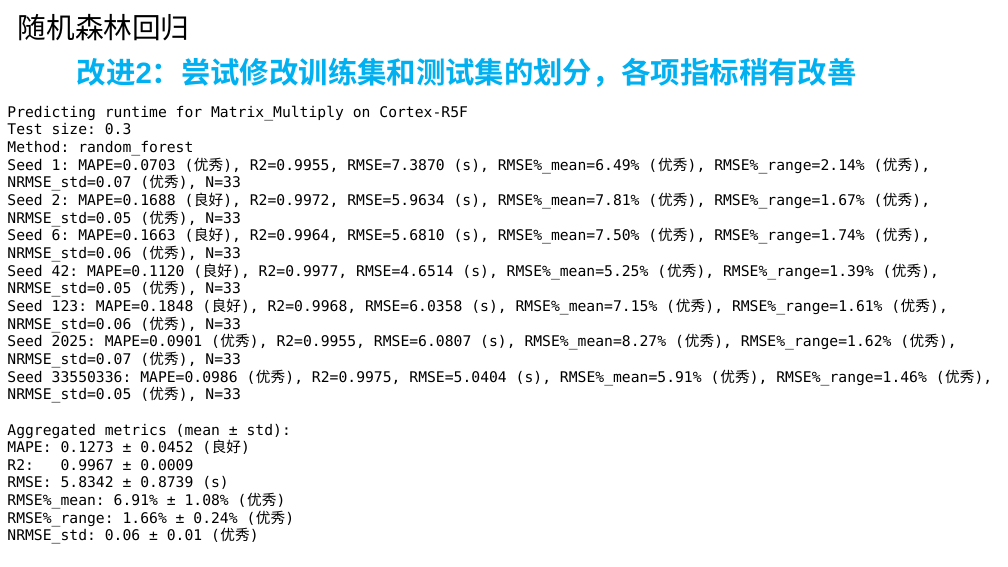
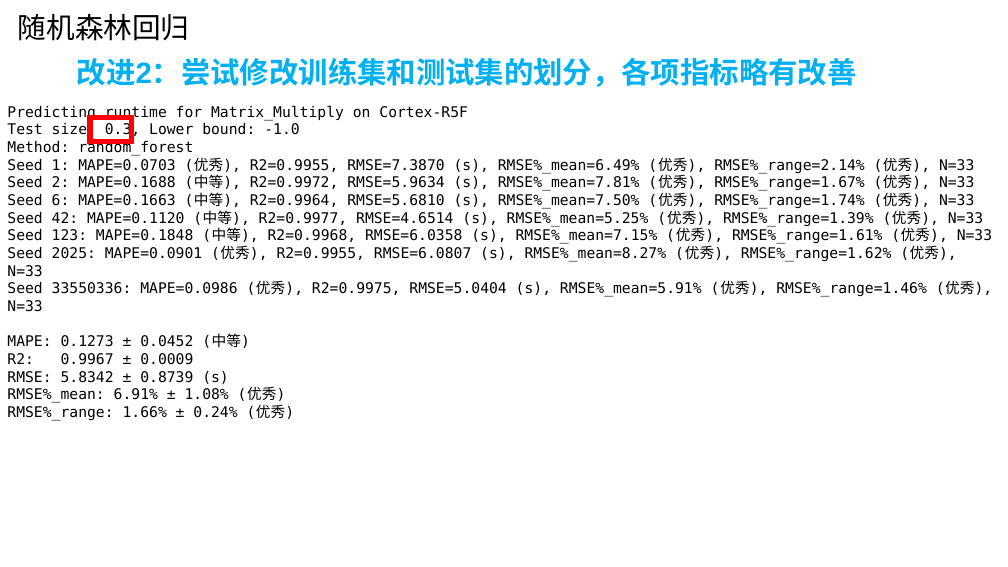
Before and after one commit to AE-26710/Time-Prediction, a slide deck: slide 9 of R5.pptx (slide 8 before the commit). Drawn at 1008x567 pixels with LibreOffice and Linux fonts; fonts in the diff are those of the drawing. Boxes give left, top, right and bottom in pixels: in the first picture for what was removed or moved away, otherwise in the second. Text is boxed around its words. In the diff, an @@ line names an element or a change of style, - is before the commit and + after.

```diff
--- a/R5.pptx
+++ b/R5.pptx
@@ title at <box>77,58,857,87</box>: text changed @@
-改进2：尝试修改训练集和测试集的划分，各项指标稍有改善
+改进2：尝试修改训练集和测试集的划分，各项指标略有改善
@@ rectangle added at <box>90,117,132,141</box>, outline #FF0000 5 pt @@
@@ text at <box>7,122,299,138</box>: text changed @@
-Test size: 0.3
+Test size: 0.3, Lower bound: -1.0
@@ text at <box>7,158,992,348</box>: text changed @@
-Seed 1: MAPE=0.0703 (优秀), R2=0.9955, RMSE=7.3870 (s), RMSE%_mean=6.49% (优秀), RMSE%_range=2.14% (优秀), NRMSE_std=0.07 (优秀), N=33
-Seed 2: MAPE=0.1688 (良好), R2=0.9972, RMSE=5.9634 (s), RMSE%_mean=7.81% (优秀), RMSE%_range=1.67% (优秀), NRMSE_std=0.05 (优秀), N=33
-Seed 6: MAPE=0.1663 (良好), R2=0.9964, RMSE=5.6810 (s), RMSE%_mean=7.50% (优秀), RMSE%_range=1.74% (优秀), NRMSE_std=0.06 (优秀), N=33
-Seed 42: MAPE=0.1120 (良好), R2=0.9977, RMSE=4.6514 (s), RMSE%_mean=5.25% (优秀), RMSE%_range=1.39% (优秀), NRMSE_std=0.05 (优秀), N=33
-Seed 123: MAPE=0.1848 (良好), R2=0.9968, RMSE=6.0358 (s), RMSE%_mean=7.15% (优秀), RMSE%_range=1.61% (优秀), NRMSE_std=0.06 (优秀), N=33
-Seed 2025: MAPE=0.0901 (优秀), R2=0.9955, RMSE=6.0807 (s), RMSE%_mean=8.27% (优秀), RMSE%_range=1.62% (优秀), NRMSE_std=0.07 (优秀), N=33
-Seed 33550336: MAPE=0.0986 (优秀), R2=0.9975, RMSE=5.0404 (s), RMSE%_mean=5.91% (优秀), RMSE%_range=1.46% (优秀), NRMSE_std=0.05 (优秀), N=33
-Aggregated metrics (mean ± std):
-MAPE: 0.1273 ± 0.0452 (良好)
+Seed 1: MAPE=0.0703 (优秀), R2=0.9955, RMSE=7.3870 (s), RMSE%_mean=6.49% (优秀), RMSE%_range=2.14% (优秀), N=33
+Seed 2: MAPE=0.1688 (中等), R2=0.9972, RMSE=5.9634 (s), RMSE%_mean=7.81% (优秀), RMSE%_range=1.67% (优秀), N=33
+Seed 6: MAPE=0.1663 (中等), R2=0.9964, RMSE=5.6810 (s), RMSE%_mean=7.50% (优秀), RMSE%_range=1.74% (优秀), N=33
+Seed 42: MAPE=0.1120 (中等), R2=0.9977, RMSE=4.6514 (s), RMSE%_mean=5.25% (优秀), RMSE%_range=1.39% (优秀), N=33
+Seed 123: MAPE=0.1848 (中等), R2=0.9968, RMSE=6.0358 (s), RMSE%_mean=7.15% (优秀), RMSE%_range=1.61% (优秀), N=33
+Seed 2025: MAPE=0.0901 (优秀), R2=0.9955, RMSE=6.0807 (s), RMSE%_mean=8.27% (优秀), RMSE%_range=1.62% (优秀), N=33
+Seed 33550336: MAPE=0.0986 (优秀), R2=0.9975, RMSE=5.0404 (s), RMSE%_mean=5.91% (优秀), RMSE%_range=1.46% (优秀), N=33
+MAPE: 0.1273 ± 0.0452 (中等)
@@ text at <box>7,528,259,544</box>: paragraph removed @@
-NRMSE_std: 0.06 ± 0.01 (优秀)
```
Also in this commit, not shown: 22 other slides changed, 17 slides added, 1 other file.
